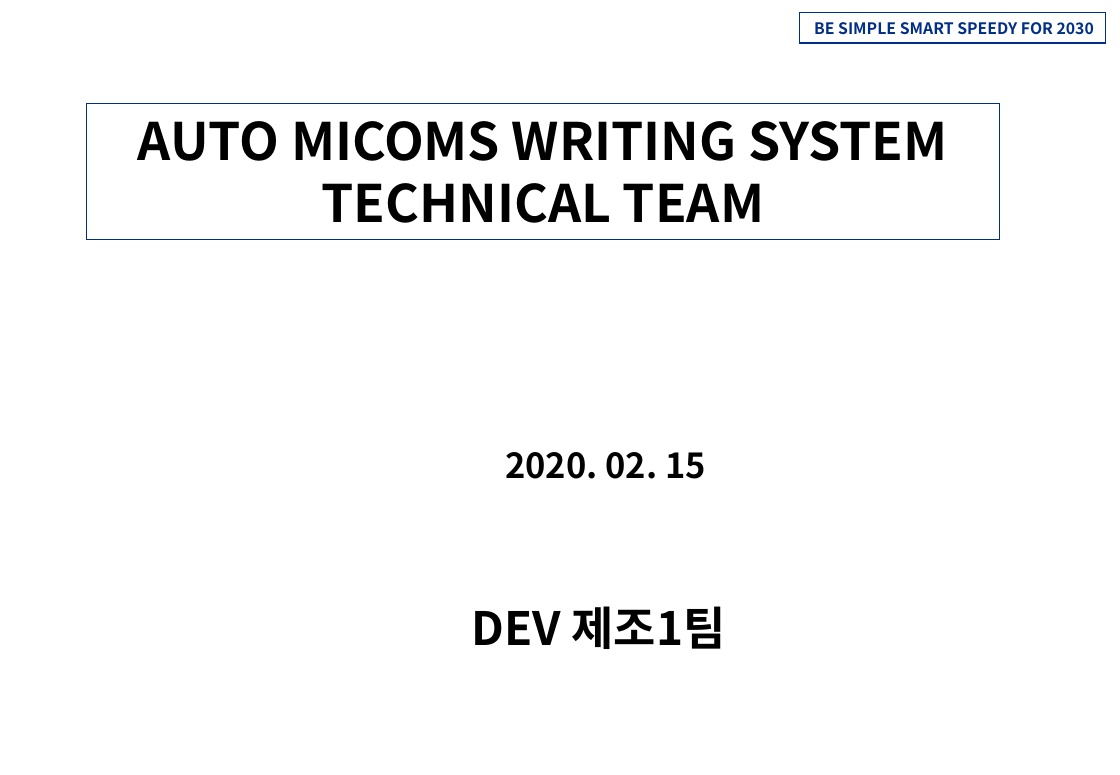
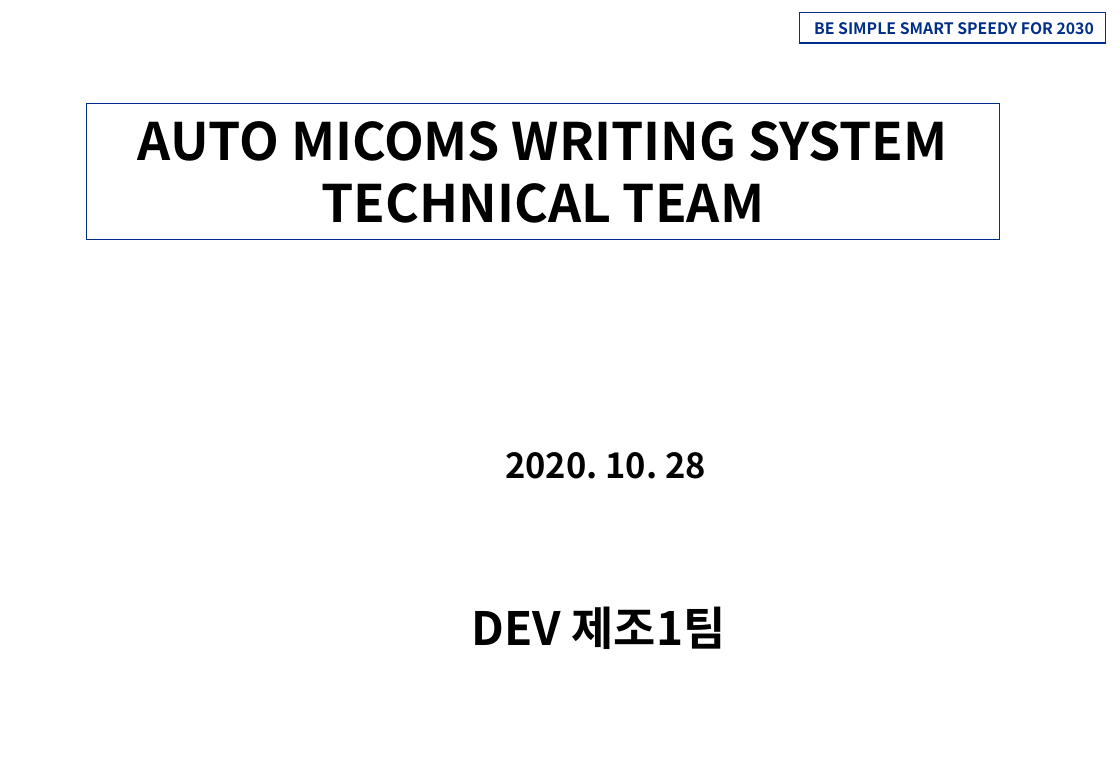
Before and after one commit to Paztty/Micom-Inline, a slide deck: slide 1 of 4. Report/W7_Improve_Report_Technical Team.pptx. Drawn at 1120x775 pixels with LibreOffice and Linux fonts; fonts in the diff are those of the drawing; background and template pictures are left out. Boxes give left, top, right and bottom in pixels: in the first picture for what was removed or moved away, otherwise in the second. Text is boxed around its words. In the diff, an @@ line names an element or a change of style, - is before the commit and + after.

```diff
--- a/4. Report/W7_Improve_Report_Technical Team.pptx
+++ b/4. Report/W7_Improve_Report_Technical Team.pptx
@@ text at [505,452,706,479]: text changed @@
-2020. 02. 15
+2020. 10. 28
```
Also in this commit, not shown: 3 other slides changed, 6 slides added, 2 slides removed, 17 other files.
